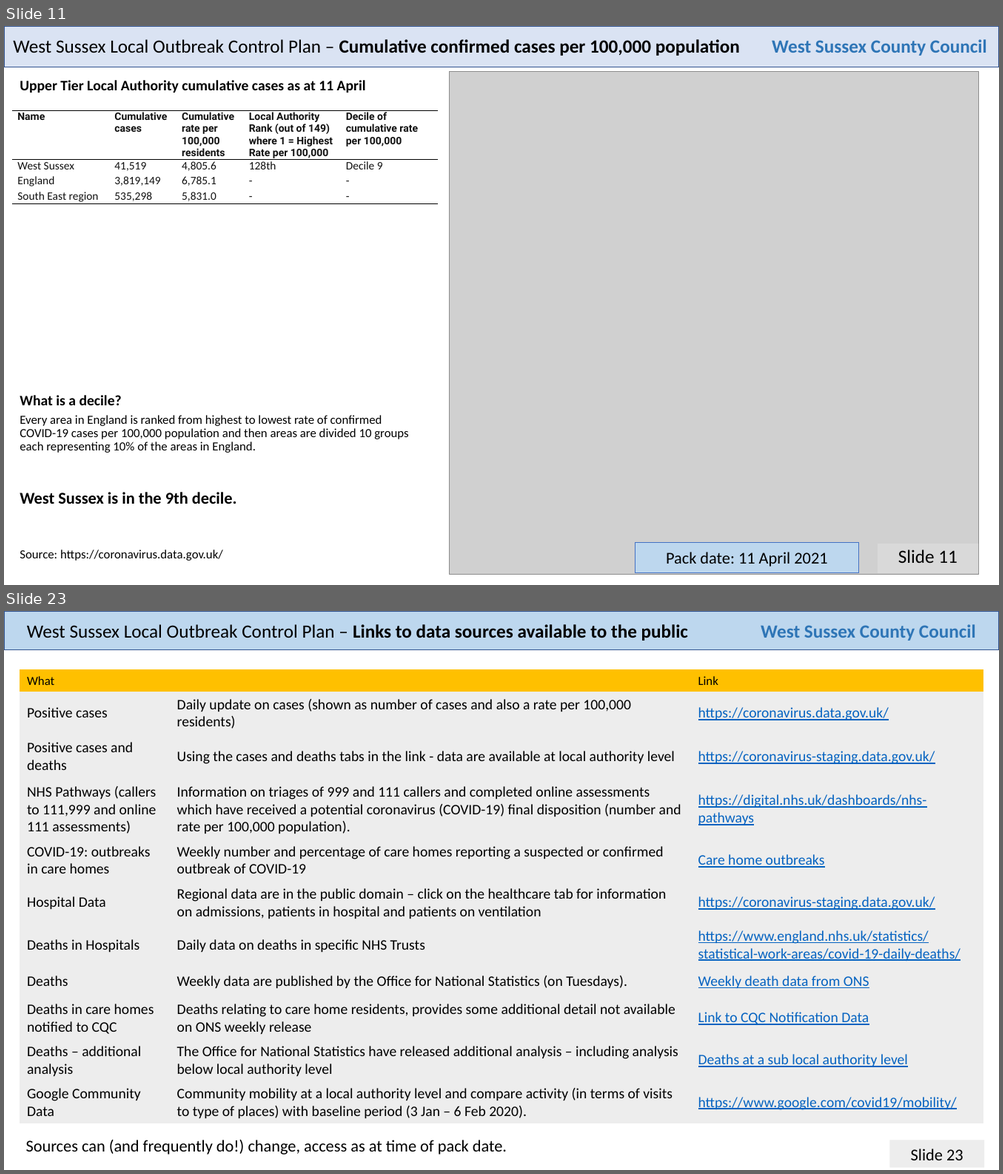
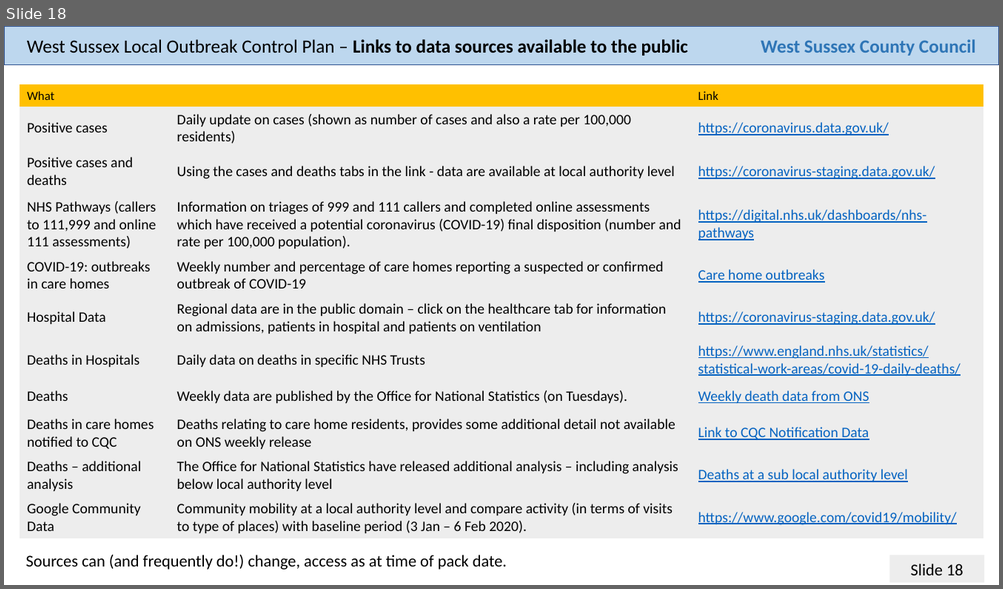
Before and after one commit to psychty/wsx_covid_datapack_public, a slide deck: Latest_West_Sussex_C19_slide_deck.pptx. Shown one above the other, each under a label of ours: slides 11 and 23 before the commit, slide 18 after it; the slides between them are not shown. The pictures are 1003x1174 and 1003x589 pixels, drawn with LibreOffice and Linux fonts; fonts in the diff are those of the drawing; grey boxes stand for pictures. Boxes give left, top, right and bottom in pixels: in the first picture for what was removed or moved away, otherwise in the second. Text is boxed around its words. In the diff, an @@ line names an element or a change of style, - is before the commit and + after.

Commit message:
April 12 update

```diff
--- a/Latest_West_Sussex_C19_slide_deck.pptx
+++ b/Latest_West_Sussex_C19_slide_deck.pptx
@@ slide 11 removed at [4, 26, 999, 585], background #FFFFFF @@
@@ rectangle removed at [4, 26, 999, 67] @@
@@ text removed at [13, 39, 740, 56] @@
-West Sussex Local Outbreak Control Plan – Cumulative confirmed cases per 100,000 population
@@ text removed at [771, 39, 987, 56] @@
-West Sussex County Council
@@ text removed at [20, 80, 366, 93] @@
-Upper Tier Local Authority cumulative cases as at 11 April
@@ picture removed at [449, 72, 979, 575] @@
@@ table removed at [12, 111, 438, 318], 4 rows, 5 columns @@
-Name | Cumulative cases | Cumulative rate per 100,000 residents | Local Authority Rank (out of 149) where 1 = Highest Rate per 100,000 | Decile of cumulative rate per 100,000
-West Sussex | 41,519 | 4,805.6 | 128th | Decile 9
-England | 3,819,149 | 6,785.1 | - | -
-South East region | 535,298 | 5,831.0 | - | -
@@ text removed at [20, 395, 122, 406] @@
-What is a decile?
@@ text removed at [20, 415, 408, 453] @@
-Every area in England is ranked from highest to lowest rate of confirmed COVID-19 cases per 100,000 population and then areas are divided 10 groups each representing 10% of the areas in England.
@@ text removed at [20, 492, 237, 504] @@
-West Sussex is in the 9th decile.
@@ text removed at [20, 550, 223, 561] @@
-Source: https://coronavirus.data.gov.uk/
@@ rectangle removed at [635, 543, 859, 573] @@
-Pack date: 11 April 2021
@@ text removed at [877, 544, 978, 574] @@
-Slide 11
@@ what was slide 23 is now slide 18 @@
@@ page number at [910, 564, 963, 576]: text changed @@
-Slide 23
+Slide 18
```
Also in this commit, not shown: 17 slides changed, 4 other slides removed, 49 other files.
